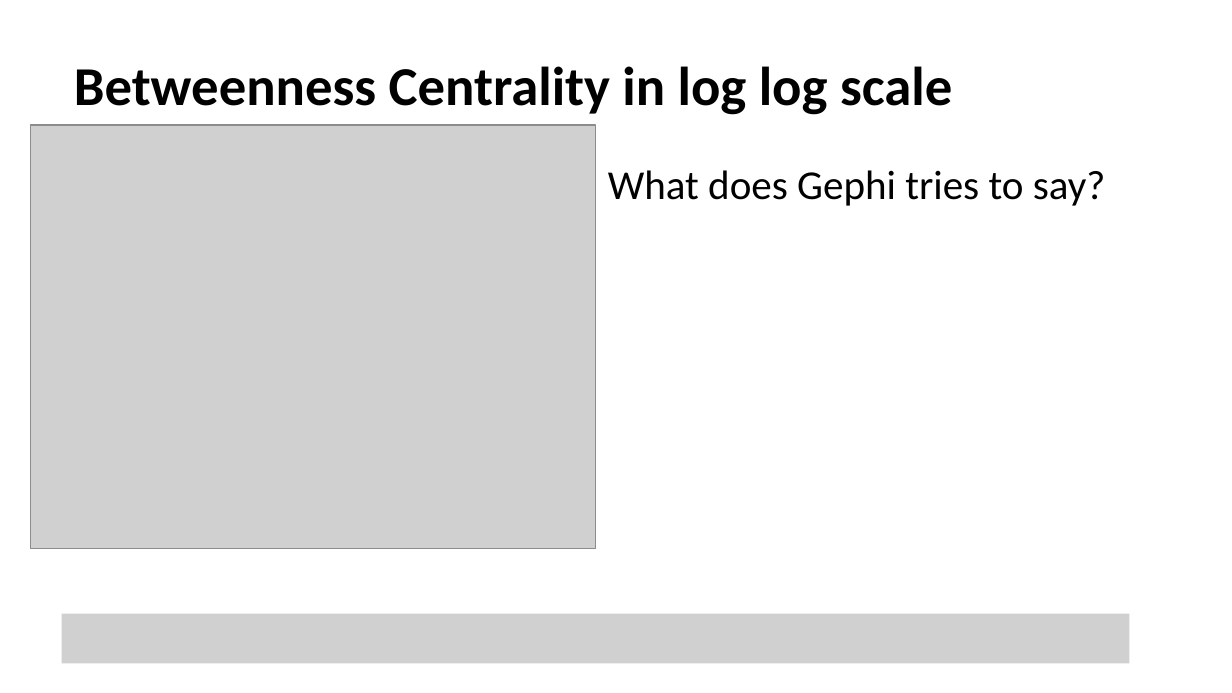
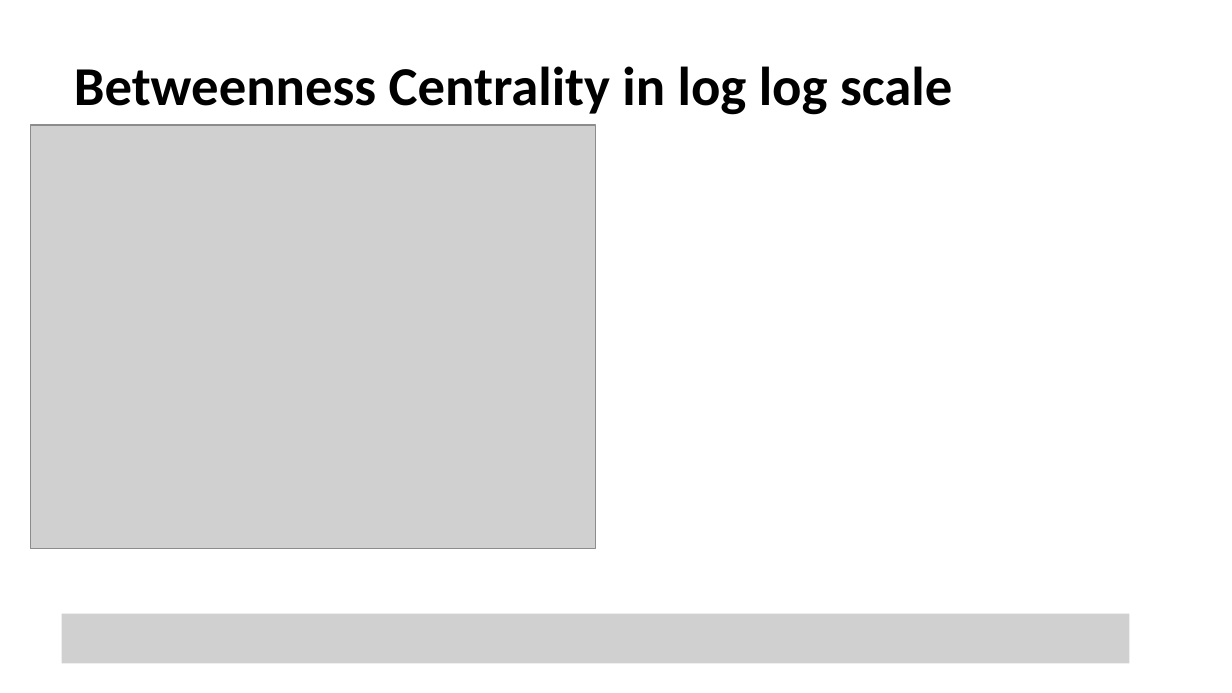
Before and after one commit to JessikaSmith/Complex-System-Simulation, a slide deck: slide 8 of Project/Coursework_ip.pptx (slide 7 before the commit). Drawn at 1232x693 pixels with LibreOffice and Linux fonts; fonts in the diff are those of the drawing; grey boxes stand for pictures. Boxes give left, top, right and bottom in pixels: in the first picture for what was removed or moved away, otherwise in the second. Text is boxed around its words. In the diff, an @@ line names an element or a change of style, - is before the commit and + after.

```diff
--- a/Project/Coursework_ip.pptx
+++ b/Project/Coursework_ip.pptx
@@ text removed at <box>608,170,1106,206</box> @@
-What does Gephi tries to say?
```
Also in this commit, not shown: 1 slide added, 4 other files.
